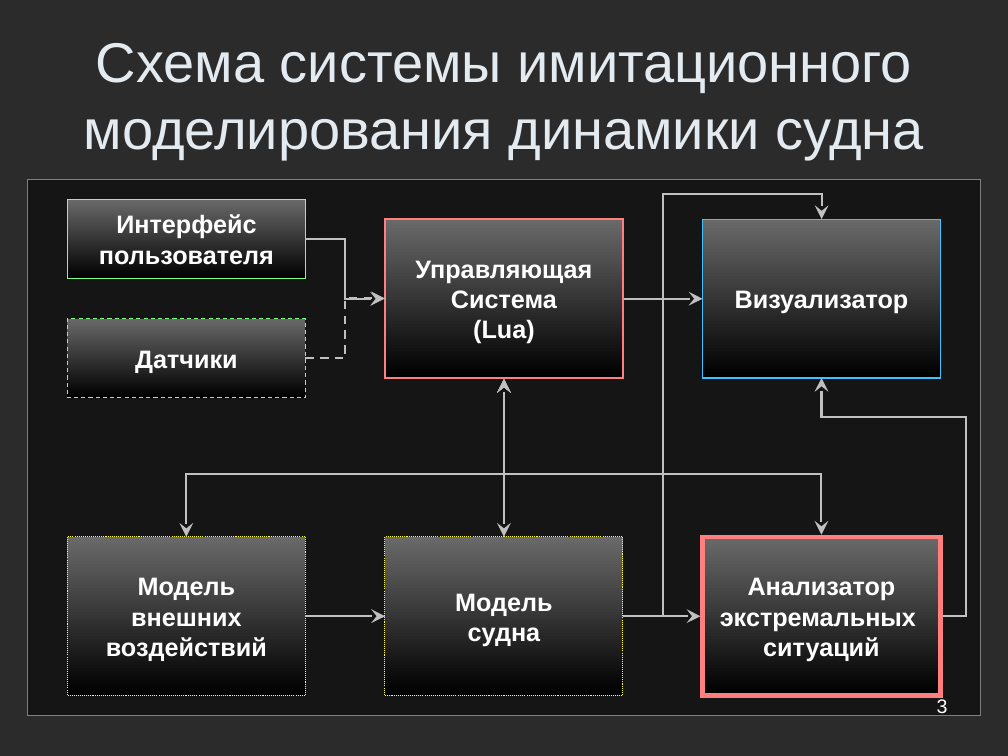
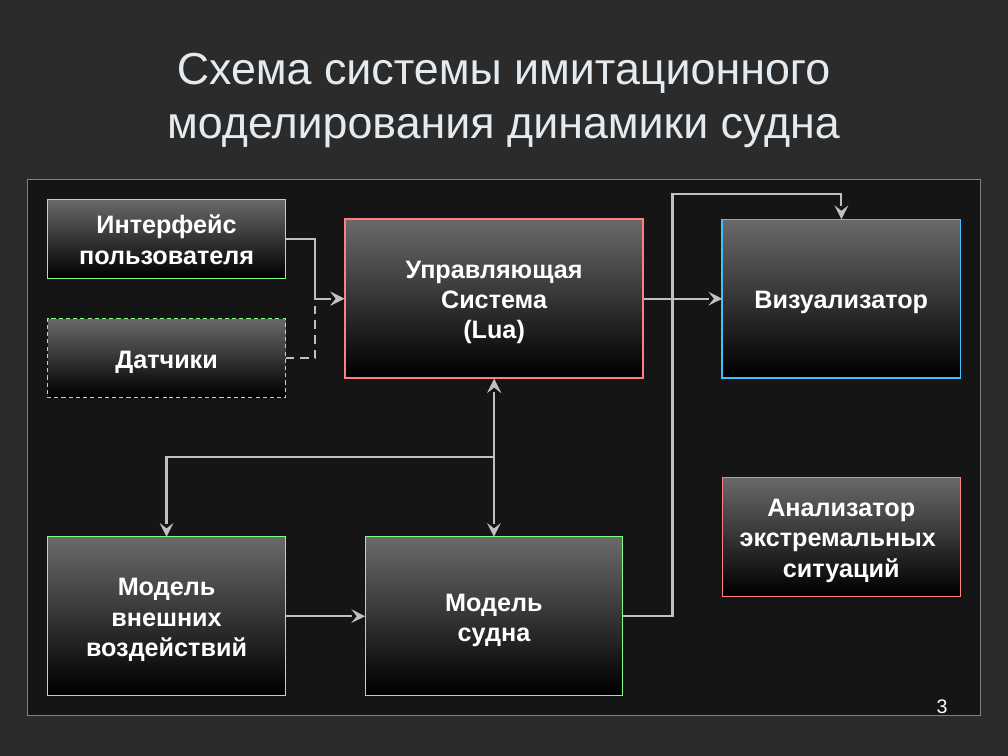
Before and after one commit to Jacobi20/nano-vis, a slide deck: slide 3 of ship_sim/docs/conf_hpc2010/hpc2010_navy_2.ppt. Drawn at 1008x756 pixels with LibreOffice and Linux fonts; fonts in the diff are those of the drawing; background and template pictures are left out; a plain dark background stands for a picture behind light text. Boxes give left, top, right and bottom in pixels: in the first picture for what was removed or moved away, otherwise in the second. Text is boxed around its words. In the diff, an @@ line names an element or a change of style, - is before the commit and + after.

```diff
--- a/ship_sim/docs/conf_hpc2010/hpc2010_navy_2.ppt
+++ b/ship_sim/docs/conf_hpc2010/hpc2010_navy_2.ppt
@@ title "Схема системы имитационного моделирования динамики ..." at (x1=167, y1=52, x2=840, y2=146): size 40 to 32 pt @@
@@ elbow arrow moved from (623, 616) - (822, 219) to (623, 616) - (842, 219) @@
@@ elbow arrow moved from (305, 239) - (384, 298) to (285, 239) - (345, 298) @@
@@ rectangle "Управляющая" resized from (x1=385, y1=220, x2=623, y2=378) to (x1=346, y1=220, x2=643, y2=378) @@
@@ rectangle "Визуализатор" moved from (x1=703, y1=220, x2=940, y2=378) to (x1=722, y1=220, x2=960, y2=378) @@
@@ elbow arrow moved from (305, 358) - (385, 298) to (285, 358) - (345, 298) @@
@@ elbow arrow moved from (624, 298) - (703, 298) to (644, 298) - (723, 298) @@
@@ elbow double arrow moved from (504, 379) - (186, 537) to (494, 379) - (166, 537) @@
@@ elbow double arrow moved from (504, 379) - (504, 537) to (494, 379) - (494, 537) @@
@@ elbow double arrow removed from (504, 379) to (822, 534) @@
@@ elbow arrow removed from (942, 616) to (822, 378) @@
@@ rectangle "Анализатор" resized from (x1=703, y1=536, x2=940, y2=695) to (x1=722, y1=477, x2=960, y2=596) @@
@@ rectangle "Анализатор" at (x1=722, y1=477, x2=960, y2=596): outline #FF7F7F 3 pt to #FF7F7F 0.74 pt @@
@@ rectangle "Модель" at (x1=47, y1=536, x2=285, y2=695): outline #FFFF40 0.74 pt dashed to #7FFF7F 0.74 pt @@
@@ rectangle "Модель" resized from (x1=385, y1=536, x2=623, y2=695) to (x1=365, y1=536, x2=623, y2=695) @@
@@ rectangle "Модель" at (x1=365, y1=536, x2=623, y2=695): outline #FFFF40 0.74 pt dashed to #7FFF7F 0.74 pt @@
@@ 3 rectangles, 1 elbow arrow moved together from (x1=68, y1=200, x2=385, y2=695) to (x1=47, y1=200, x2=365, y2=695) @@
@@ elbow arrow removed from (623, 616) to (701, 616) @@
```
Also in this commit, not shown: 10 other slides changed, 2 slides added, 2 slides removed.
